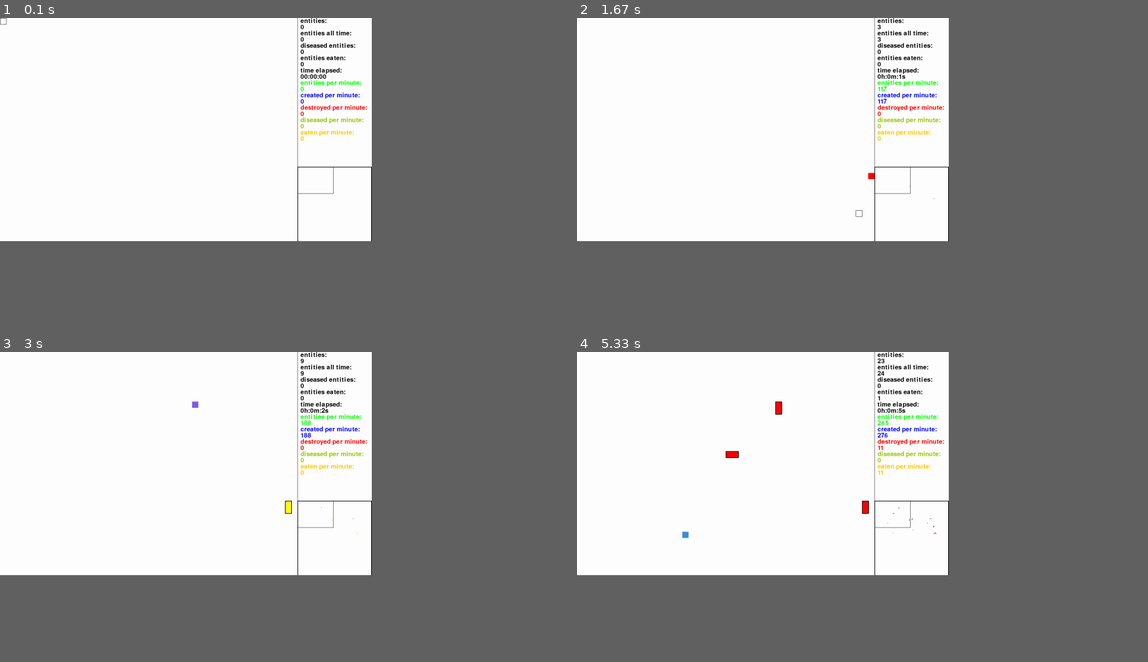
Above: before the commit, frames 1-4 (two rows, left to right).
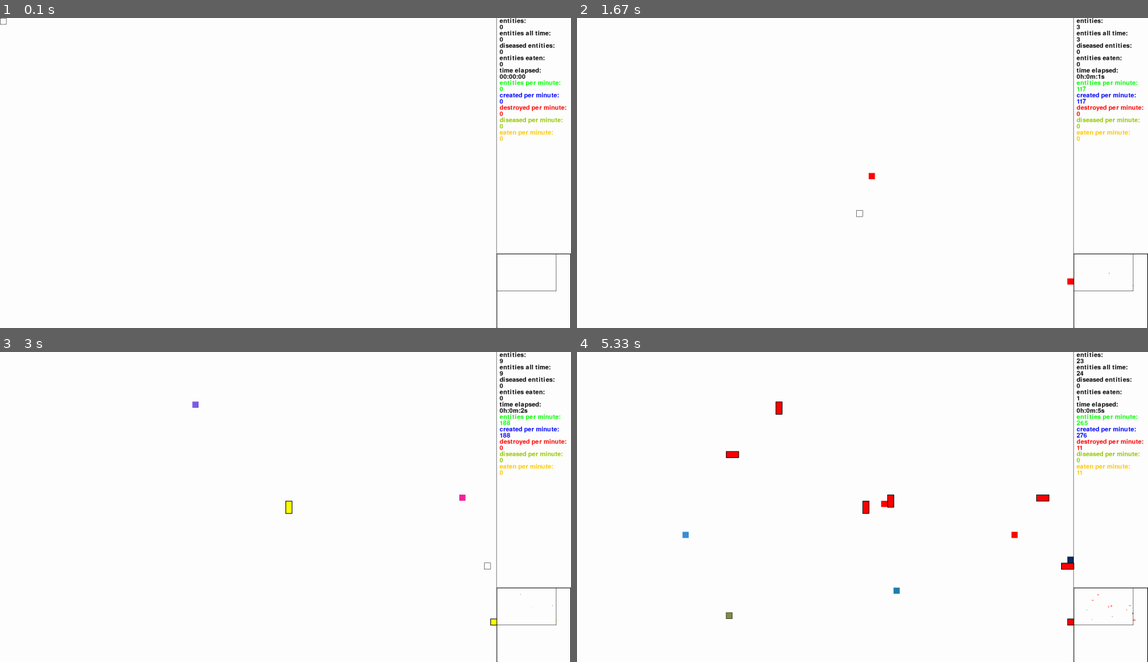
Above: after the commit, the same moments.

Repository: sbwhitt/pygame-life-simulation
Game: pygame game, started from main.py
Same seed, same stepped clock (60 frames per second), same inputs: the game is played once before the commit and once after it.
Inputs (mouse positions are in pixels of both pictures, inside the frame that each line leads up to):
- Up to frame 1 (0.1 s): no input
- Up to frame 2 (1.67 s): click (862, 173) at 0.42 s; tap Enter at 0.67 s; tap 1 at 1.07, 1.37 s; click (1073, 281) at 1.13 s; tap 4 at 1.15 s; right-click (862, 210) at 1.6 s
- Up to frame 3 (3 s): click (502, 624) at 1.93 s; tap 1 at 2.23 s; click (194, 404) at 2.3 s; tap 4 at 2.32 s; click (462, 500) at 2.6 s; click (485, 569) at 2.93 s
- Up to frame 4 (5.33 s): click (885, 494) at 3.27 s; click (736, 451) at 3.6 s; tap 1 at 3.9, 4.2 s; click (1016, 541) at 3.97 s; tap 3 at 3.98 s; click (685, 525) at 4.43 s; click (896, 593) at 4.77 s; click (731, 612) at 5.1 s
The window is 586x352 before the commit and 900x489 after it. Grey fills any space a smaller window leaves; there, only what the larger window draws over its background counts as a difference.

The runs differ from the first frame. In frame 1, 2.6% of the frame differs, in the area x 52-100%, y 0-100%; in frame 2, 2.7%; in frame 3, 2.8%; in frame 4, 3.1%, in the area x 18-100%, y 0-100%.

Commit message:
update example

Diff:
--- a/static/settings.py
+++ b/static/settings.py
@@ -1,6 +1,6 @@
 # both settings have to be divisible by 20
-WINDOW_WIDTH = 960
-WINDOW_HEIGHT = 720
+WINDOW_WIDTH = 1600
+WINDOW_HEIGHT = 1000
 
 WORLD_SIZE = 2000
 
